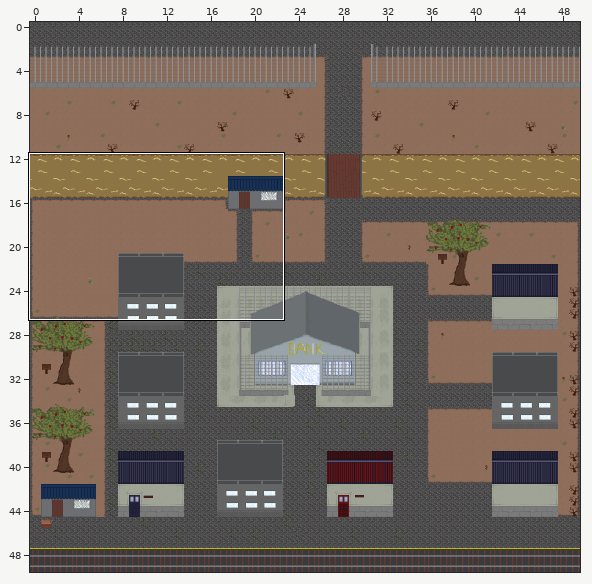
Two versions of a level (Tiled map, game-design/map2.tmx). Above: a wide view before the commit, with the close-up outlined.
Close-up. Before the edit:
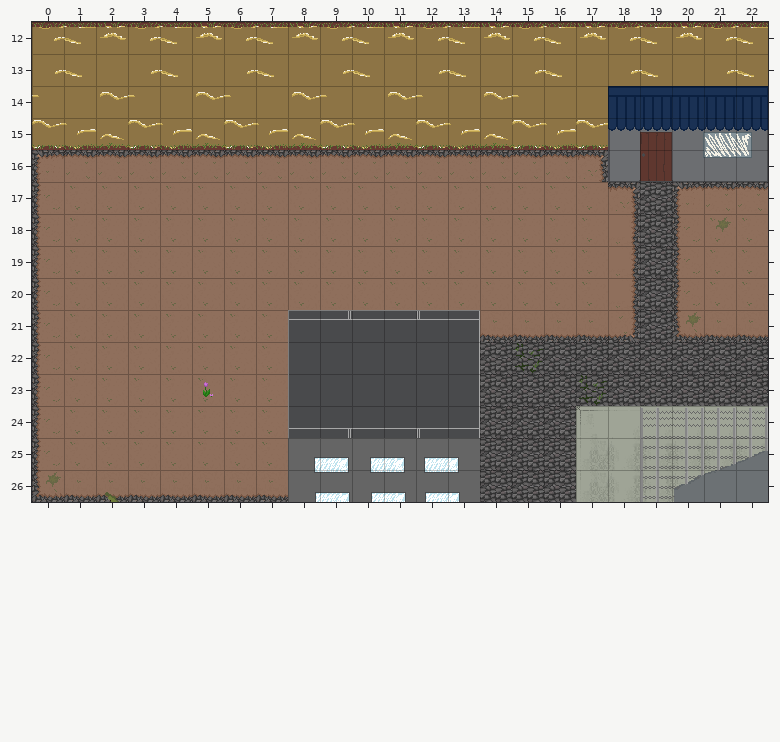
Cells are 32x32 px. Shown: x 0..22, y 12..26. The commit also changed other parts of the map, which this record leaves out. Tiles whose own drawing changed are shown in their newer look in all pictures.
New version:
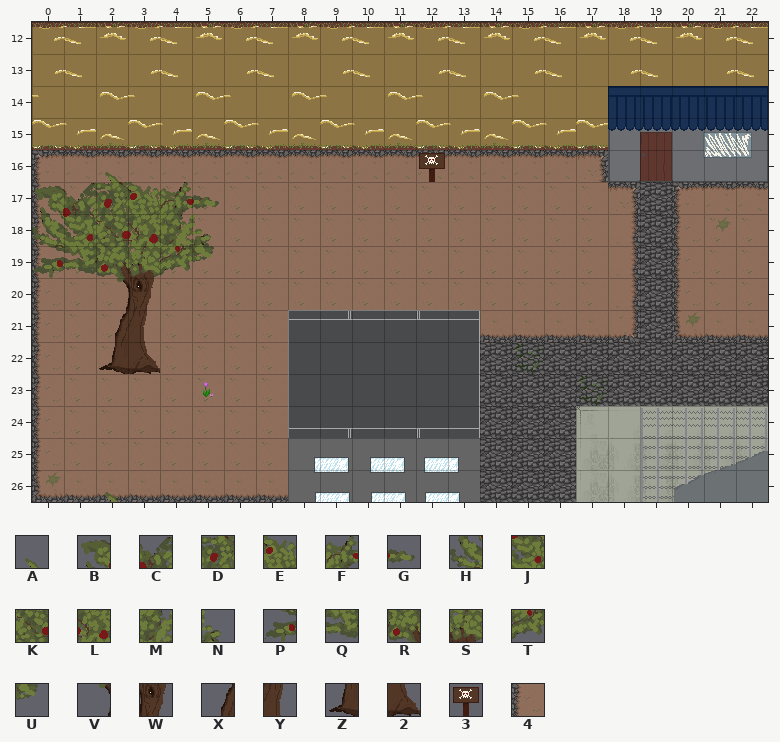
Key: from "real_tileset": A 12, B 26, C 27, D 28, E 29, F 30, G 31, H 42, J 43, K 44, L 45, M 46, N 47, P 58, Q 59, R 60, S 61, T 62, U 63, V 76, W 77, X 92, Y 93, Z 108, 2 109, 3 156, 4 216.
_ is an empty cell.
Tiles of an added or newly shown layer are drawn over the layers below it.
Changes in this commit:
Layer "ground":
y 17..19: x 0 _ -> 4
Layer "walls":
y 16: x 2 _ -> A
y 17: x 0..5 4_____ -> BCDEFG
y 18: x 0..5 4_____ -> HJKLMN
y 19: x 0..5 4_____ -> PQRSTU
y 20: x 2..3 __ -> VW
y 21: x 2..3 __ -> XY
y 22: x 2..3 __ -> Z2
Layer "signs2" (added):
y 16: x 12 _ -> 3
